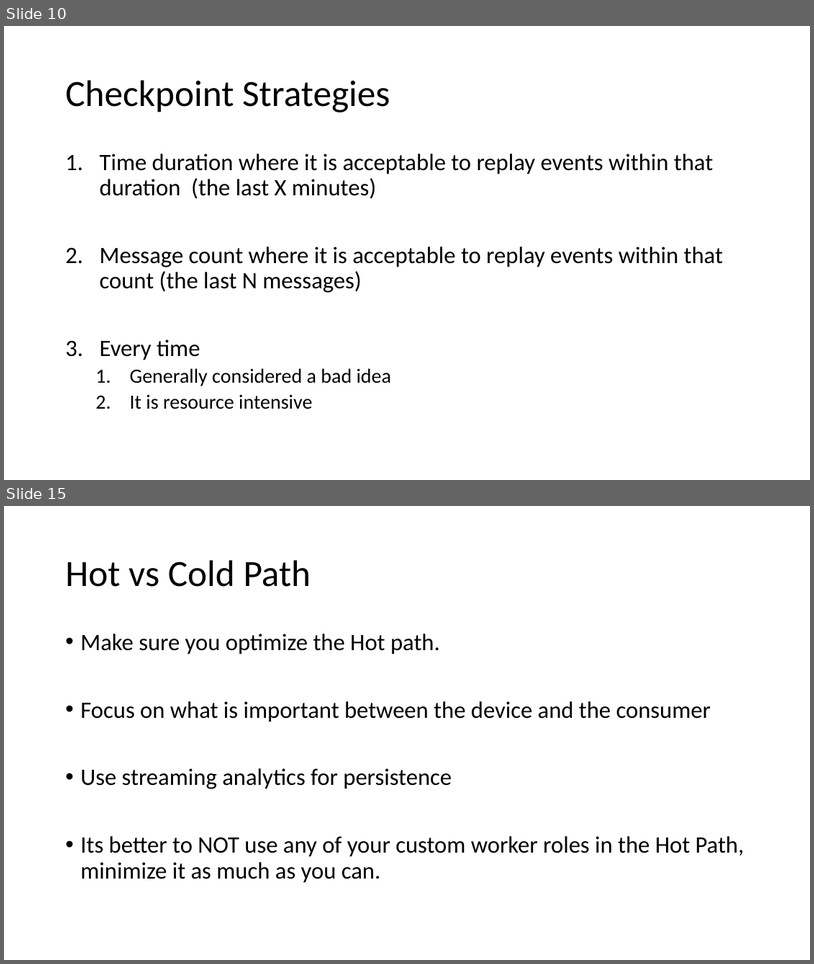
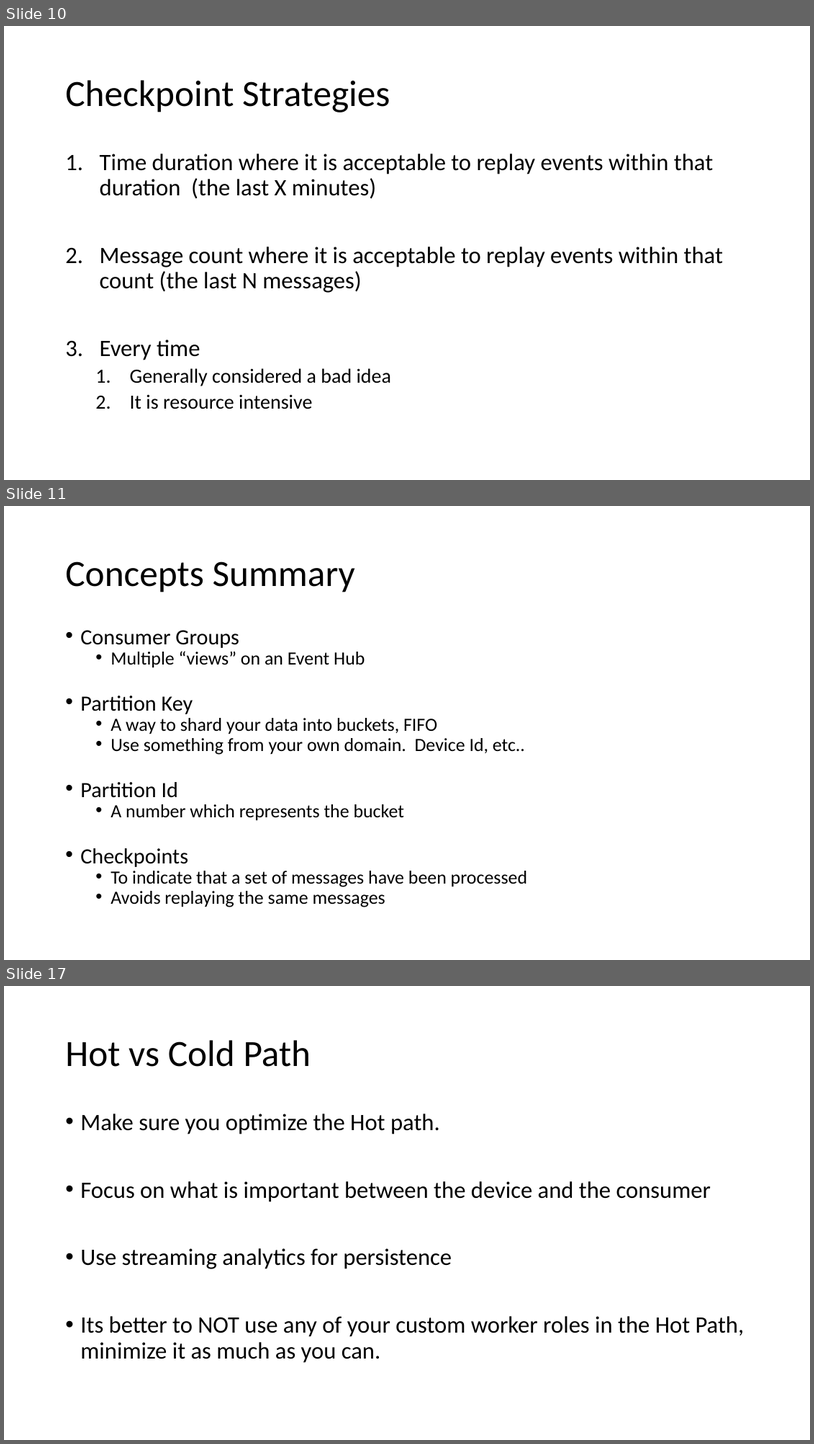
Before and after one commit to nothingmn/presentation-azureeventhubs, a slide deck: Massive scale with Azure Event Hubs for IoT.pptx. Shown one above the other, each under a label of ours: slides 10 and 15 before the commit, slides 10, 11 and 17 after it; the slides between them are not shown. The pictures are 814x964 and 814x1444 pixels, drawn with LibreOffice and Linux fonts; fonts in the diff are those of the drawing. Boxes give left, top, right and bottom in pixels: in the first picture for what was removed or moved away, otherwise in the second. Text is boxed around its words. In the diff, an @@ line names an element or a change of style, - is before the commit and + after.

```diff
--- a/Massive scale with Azure Event Hubs for IoT.pptx
+++ b/Massive scale with Azure Event Hubs for IoT.pptx
@@ slide 11 added at (4, 506, 810, 960), background #FFFFFF @@
@@ title added at (65, 561, 355, 592), 44 pt, text #000000 @@
+Concepts Summary
@@ text added at (80, 630, 527, 907), 22.2 pt, text #000000 @@
+• Consumer Groups
+  • Multiple “views” on an Event Hub
+• Partition Key
+  • A way to shard your data into buckets, FIFO
+  • Use something from your own domain. Device Id, etc..
+• Partition Id
+  • A number which represents the bucket
+• Checkpoints
+  • To indicate that a set of messages have been processed
+  • Avoids replaying the same messages
@@ what was slide 15 is now slide 17 @@
```
Also in this commit, not shown: 7 slides changed, 1 other slide added, 2 other files.
